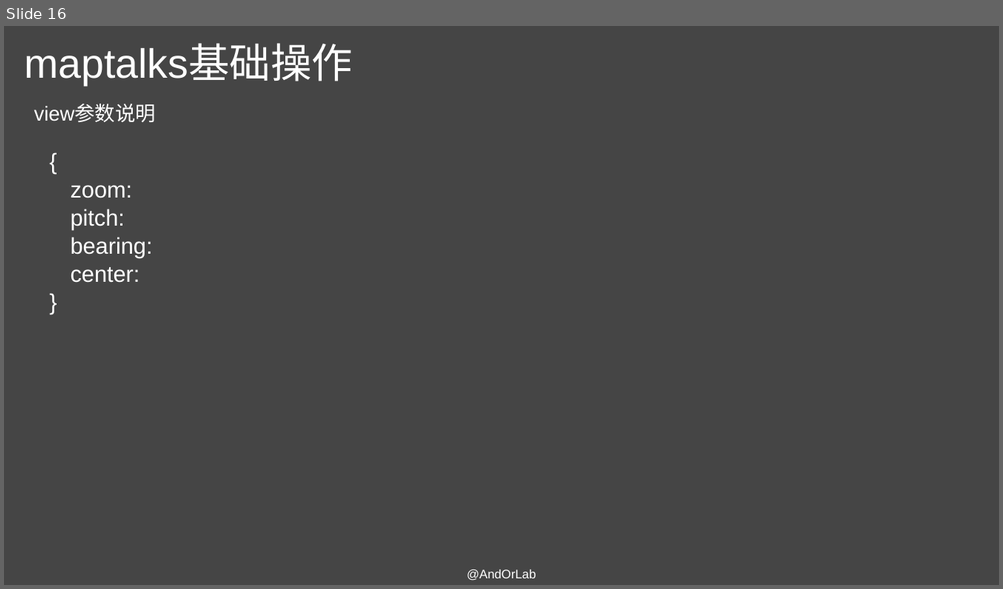
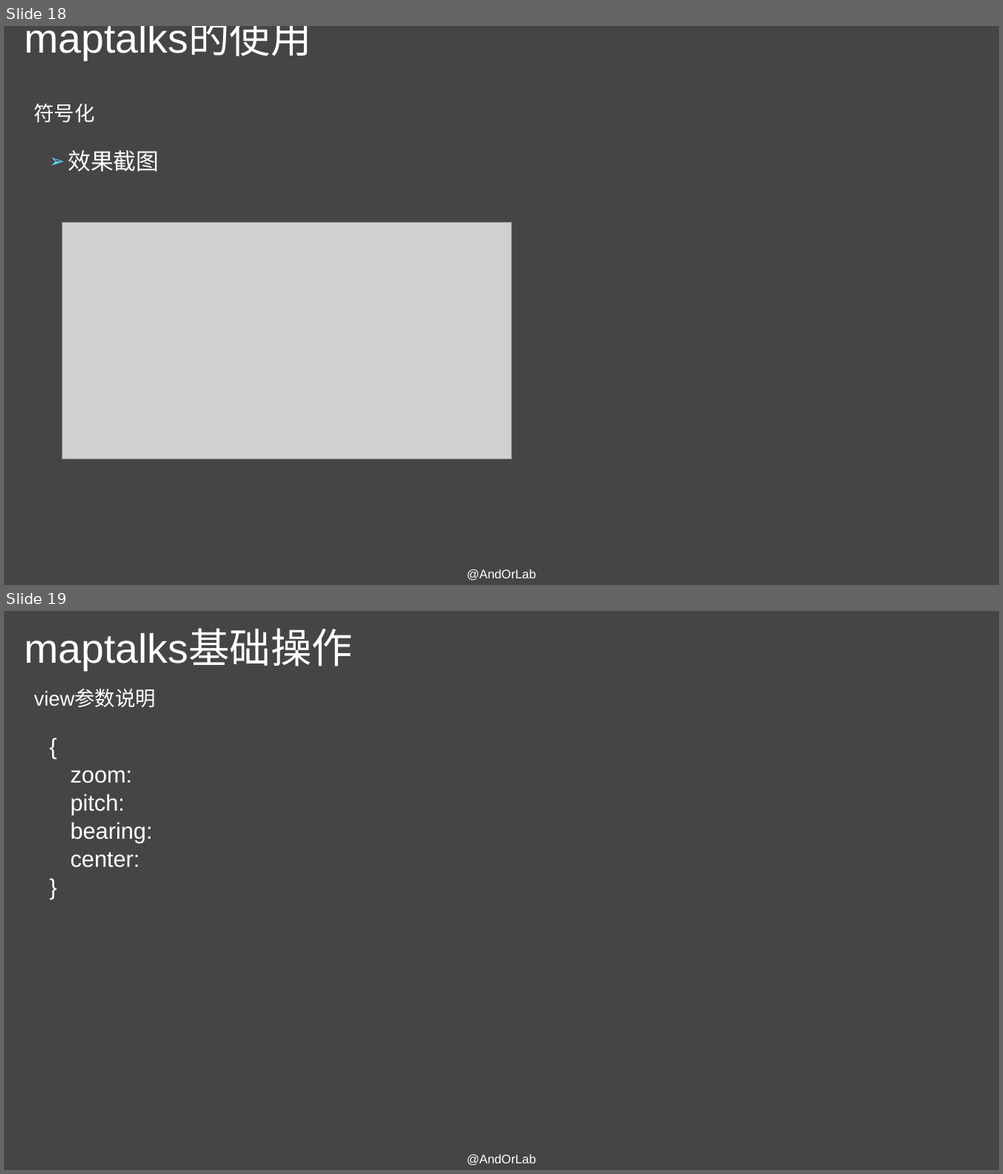
Before and after one commit to AndorLab/TodoList, a slide deck: contents/2018-11-14-杜秀秀/maptalks使用基础.pptx. Shown one above the other, each under a label of ours: slide 16 before the commit, slides 18 and 19 after it. The pictures are 1003x589 and 1003x1174 pixels, drawn with LibreOffice and Linux fonts; fonts in the diff are those of the drawing; grey boxes stand for pictures. Boxes give left, top, right and bottom in pixels: in the first picture for what was removed or moved away, otherwise in the second. Text is boxed around its words. In the diff, an @@ line names an element or a change of style, - is before the commit and + after.

```diff
--- a/contents/2018-11-14-杜秀秀/maptalks使用基础.pptx
+++ b/contents/2018-11-14-杜秀秀/maptalks使用基础.pptx
@@ slide 18 added at (x1=4, y1=26, x2=999, y2=585), background #454545 @@
@@ title added at (x1=24, y1=26, x2=311, y2=61), 39.6 pt, text #FFFFFF @@
+maptalks的使用
@@ text added at (x1=34, y1=104, x2=95, y2=122), 19.6 pt, text #FFFFFF @@
+符号化
@@ text added at (x1=68, y1=150, x2=159, y2=172), 22 pt, text #FFFFFF @@
+➢ 效果截图
@@ picture added at (x1=62, y1=223, x2=512, y2=460) @@
@@ text added at (x1=466, y1=570, x2=536, y2=581), 12 pt, text #FFFFFF @@
+@AndOrLab
@@ what was slide 16 is now slide 19 @@
```
Also in this commit, not shown: 8 slides changed, 2 other slides added.
